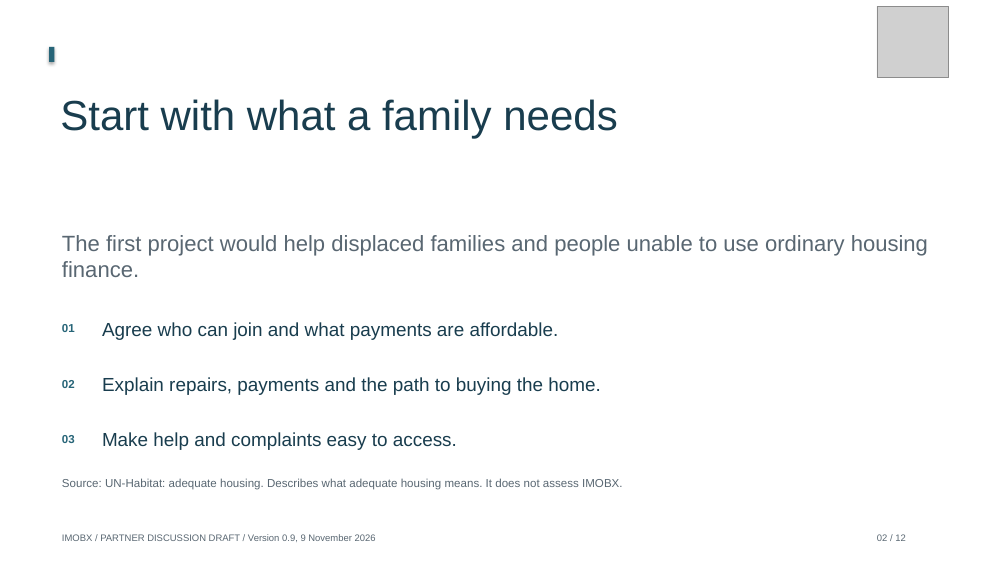
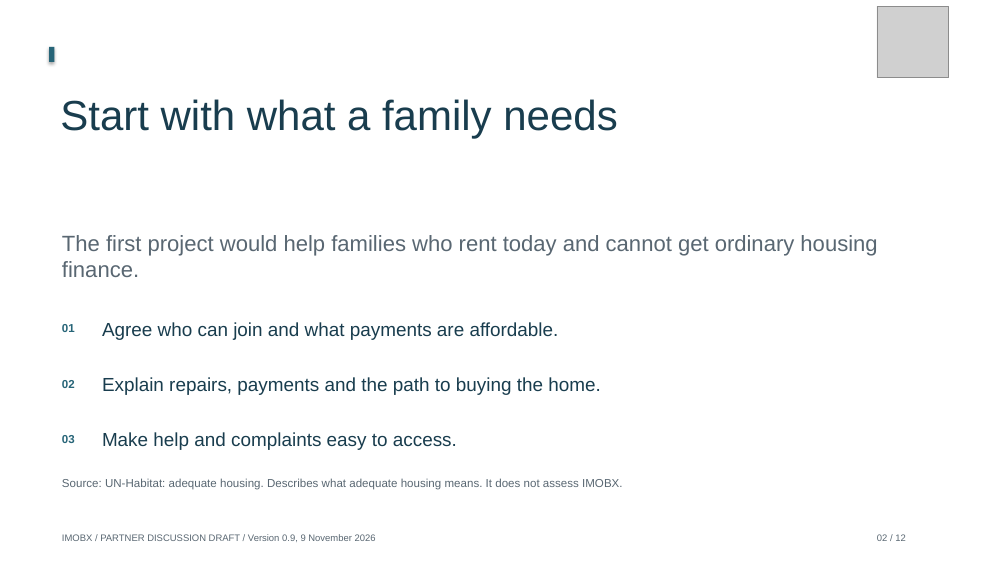
Before and after one commit to Siah-kin/imobx-website, a slide deck: slide 2 of pitchdeck.pptx. Drawn at 1008x567 pixels with LibreOffice and Linux fonts; fonts in the diff are those of the drawing; grey boxes stand for pictures. Boxes give left, top, right and bottom in pixels: in the first picture for what was removed or moved away, otherwise in the second. Text is boxed around its words. In the diff, an @@ line names an element or a change of style, - is before the commit and + after.

```diff
--- a/pitchdeck.pptx
+++ b/pitchdeck.pptx
@@ text at <box>62,235,877,277</box>: text changed @@
-The first project would help displaced families and people unable to use ordinary housing finance.
+The first project would help families who rent today and cannot get ordinary housing finance.
```
Also in this commit, not shown: 2 other slides changed, 47 other files.
